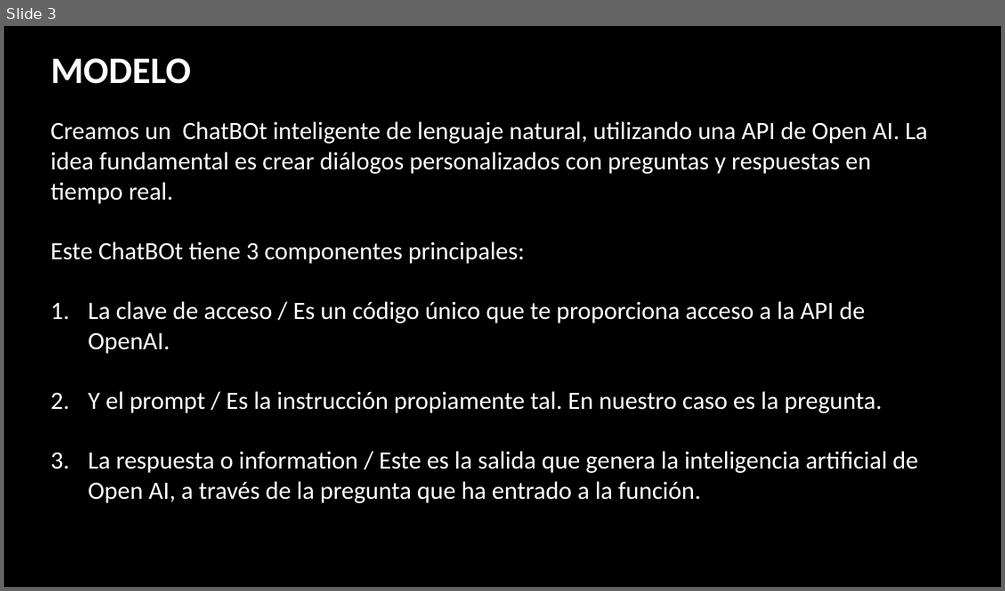
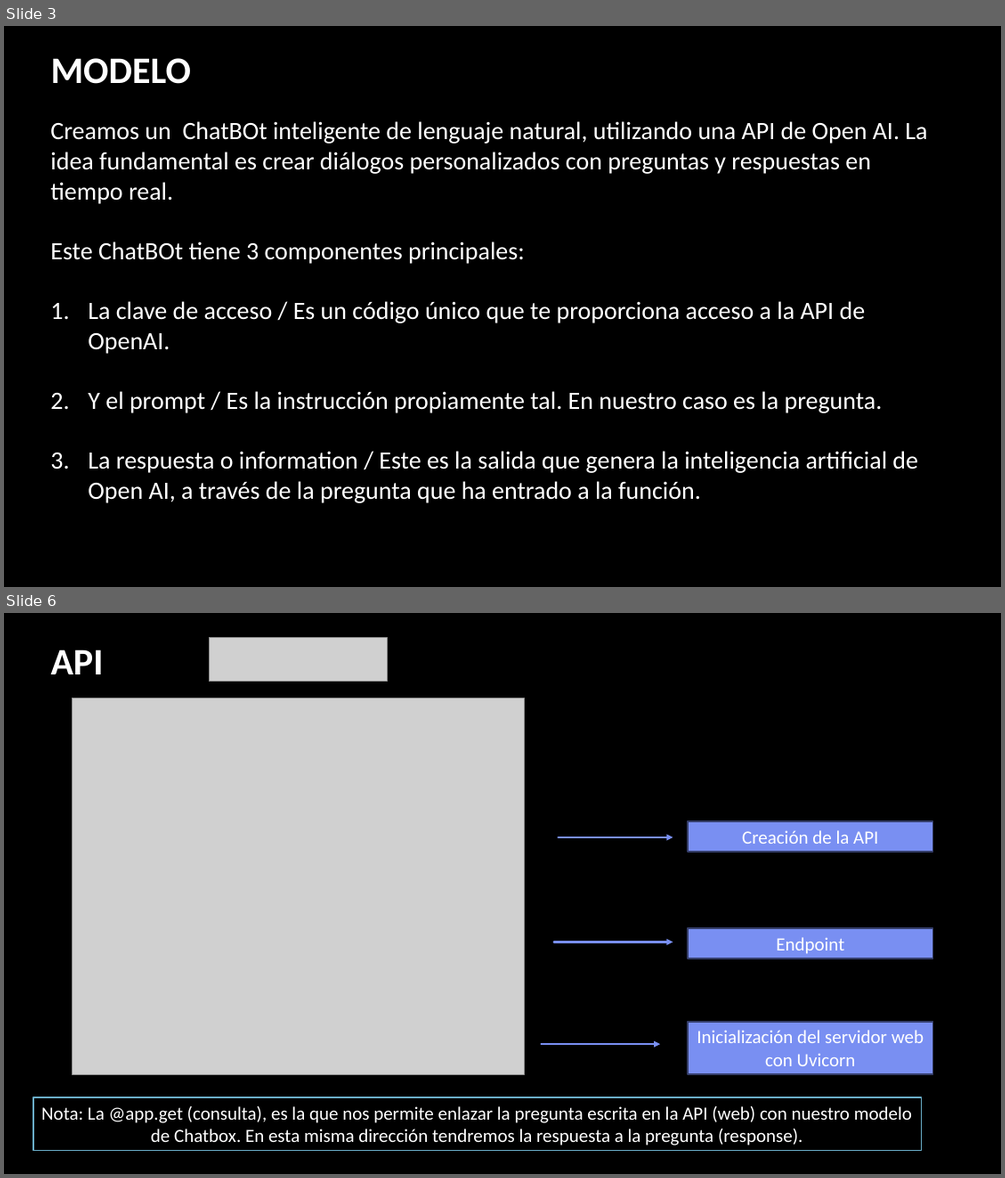
Before and after one commit to jsandovh/Mlops_UAI_2024, a slide deck: TAREA FINAL - MLOps Engineering 2024.pptx. Shown one above the other, each under a label of ours: slide 3 before the commit, slides 3 and 6 after it; the slides between them are not shown. The pictures are 1005x591 and 1005x1178 pixels, drawn with LibreOffice and Linux fonts; fonts in the diff are those of the drawing; grey boxes stand for pictures; background and template pictures are left out. Boxes give left, top, right and bottom in pixels: in the first picture for what was removed or moved away, otherwise in the second. Text is boxed around its words. In the diff, an @@ line names an element or a change of style, - is before the commit and + after.

```diff
--- a/TAREA FINAL - MLOps Engineering 2024.pptx
+++ b/TAREA FINAL - MLOps Engineering 2024.pptx
@@ slide 6 added at <box>4,613,1001,1174</box>, background picture (left out) @@
@@ picture added at <box>209,638,387,681</box> @@
@@ title added at <box>51,649,104,674</box>, 36 pt, text #FFFFFF, bold @@
+API
@@ picture added at <box>72,698,525,1074</box> @@
@@ rectangle added at <box>688,821,933,852</box>, fill #798FF2, outline #353F6A 1.5 pt, 18 pt, text #FFFFFF @@
+Creación de la API
@@ arrow added from (558, 837) to (673, 837), #798FF2 2 pt @@
@@ rectangle added at <box>688,929,933,958</box>, fill #798FF2, outline #353F6A 1.5 pt, 18 pt, text #FFFFFF @@
+Endpoint
@@ arrow added from (554, 942) to (673, 942), #798FF2 2 pt @@
@@ rectangle added at <box>688,1022,933,1074</box>, fill #798FF2, outline #353F6A 1.5 pt, 18 pt, text #FFFFFF @@
+Inicialización del servidor web con Uvicorn
@@ arrow added from (541, 1044) to (661, 1044), #798FF2 2 pt @@
@@ rectangle added at <box>33,1097,922,1151</box>, outline #6AADC8 1.5 pt, 18 pt, text #FFFFFF @@
+Nota: La @app.get (consulta), es la que nos permite enlazar la pregunta escrita en la API (web) con nuestro modelo de Chatbox. En esta misma dirección tendremos la respuesta a la pregunta (response).
```
Also in this commit, not shown: 2 slides changed, 2 other slides added.
